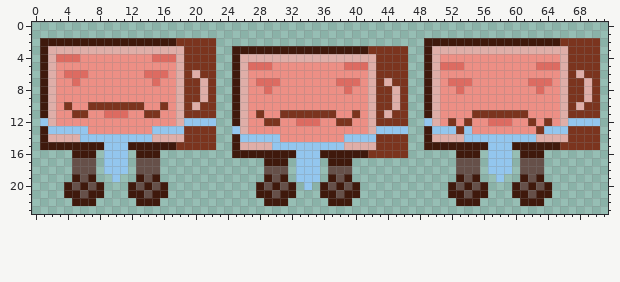
File history of a sprite sheet, Assets/Art/Characters/ArbyG.png. Above, as it was before the edit.
The file is 72x24 pixels.
After:
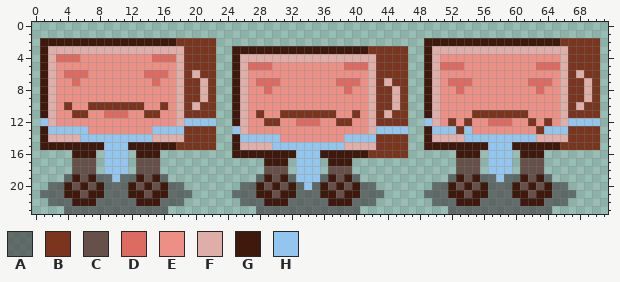
Palette (. is transparent): A #4a4a4ab3  B #7b341e  C #665049  D #dd6b61  E #ed8f85  F #dfaea8  G #3f190c  H #93c6ee
Diff:
Colour A is added in row 19 at x 4, 8 to 9, 11 to 12, 16, 28, 32, 36, 40, 52, 56 to 57, 59 to 60 and 64; in row 20 at x 2 to 3, 9 to 11, 17 to 18, 26 to 27, 33, 35, 41 to 42, 50 to 51, 57 to 59 and 65 to 66; in row 21 at x 1 to 3, 9 to 11, 17 to 19, 25 to 27, 33 to 35, 41 to 43, 49 to 51, 57 to 59 and 65 to 67; in row 22 at x 2 to 4, 8 to 12, 16 to 18, 26 to 28, 32 to 36, 40 to 42, 50 to 52, 56 to 60 and 64 to 66; in row 23 at x 4 to 16, 28 to 40 and 52 to 64.
